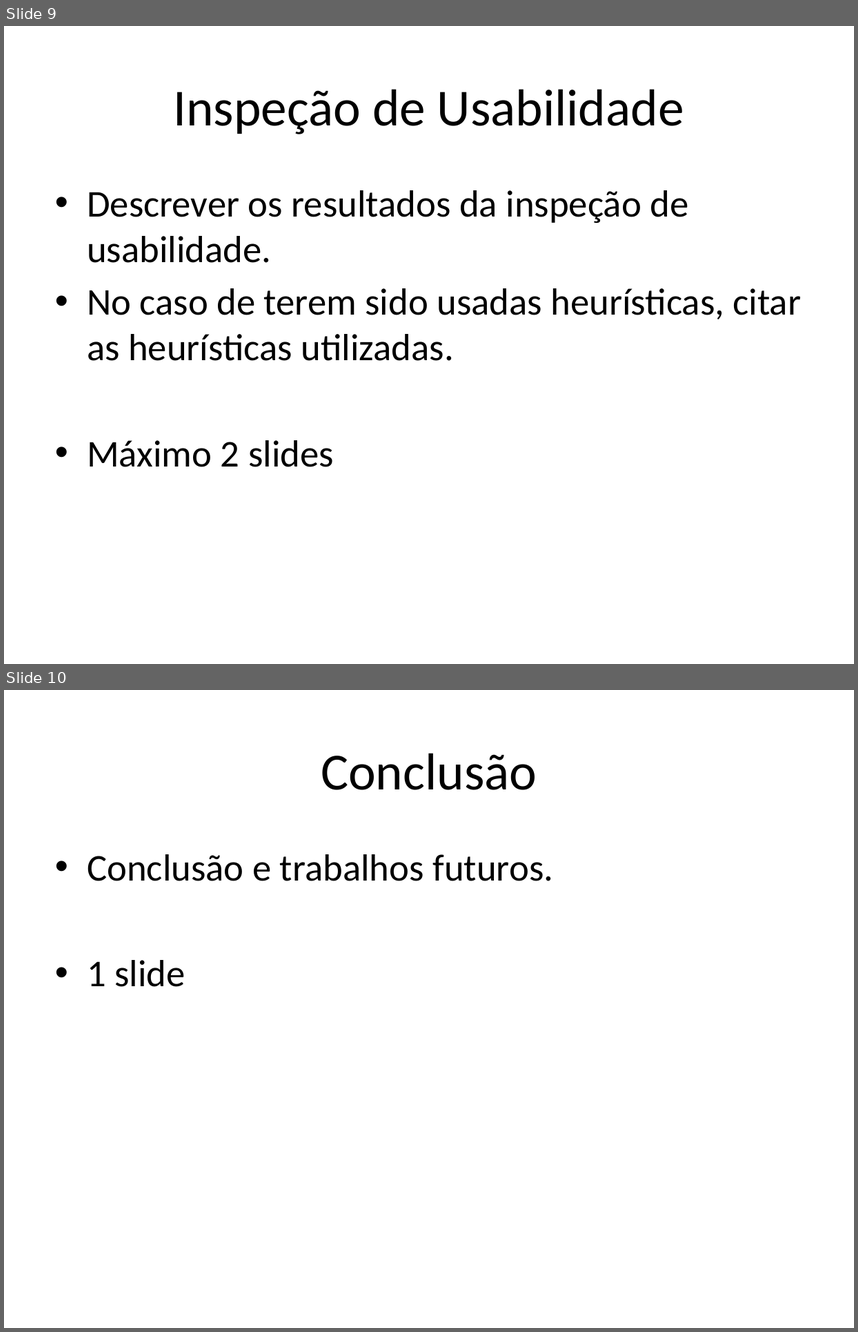
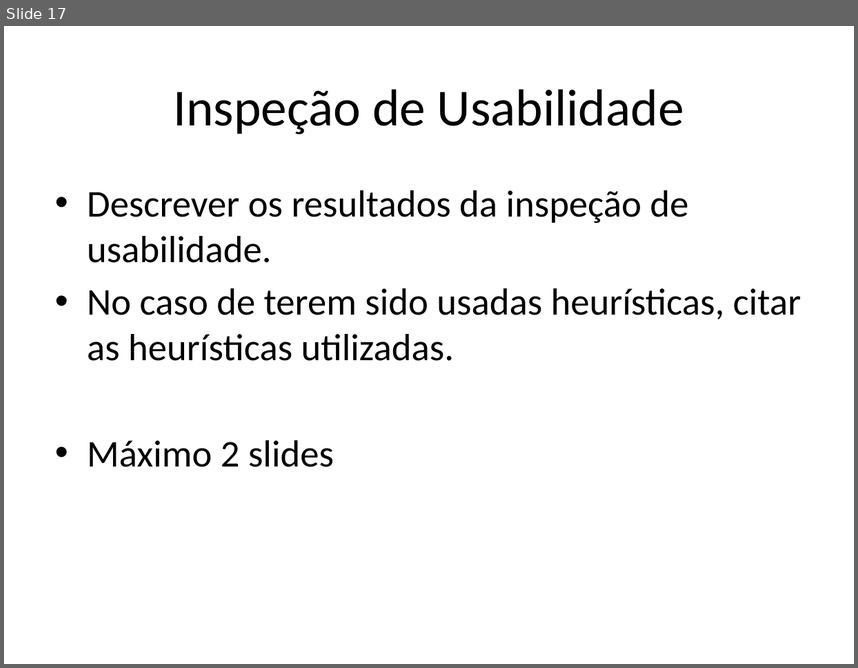
Before and after one commit to kokmz/TCCHUE, a slide deck: documentacao/G4_Apresentacao2sem2014_Final.pptx. Shown one above the other, each under a label of ours: slides 9 and 10 before the commit, slide 17 after it. The pictures are 858x1332 and 858x668 pixels, drawn with LibreOffice and Linux fonts; fonts in the diff are those of the drawing; background and template pictures are left out. Boxes give left, top, right and bottom in pixels: in the first picture for what was removed or moved away, otherwise in the second. Text is boxed around its words. In the diff, an @@ line names an element or a change of style, - is before the commit and + after.

```diff
--- a/documentacao/G4_Apresentacao2sem2014_Final.pptx
+++ b/documentacao/G4_Apresentacao2sem2014_Final.pptx
@@ slide 10 removed at box(4, 690, 854, 1328), background picture (left out) @@
@@ title removed at box(321, 753, 537, 790) @@
-Conclusão
@@ text removed at box(87, 854, 553, 987) @@
-• Conclusão e trabalhos futuros.
-• 1 slide
@@ what was slide 9 is now slide 17 @@
```
Also in this commit, not shown: 3 slides changed, 13 slides added, 4 other slides removed.
